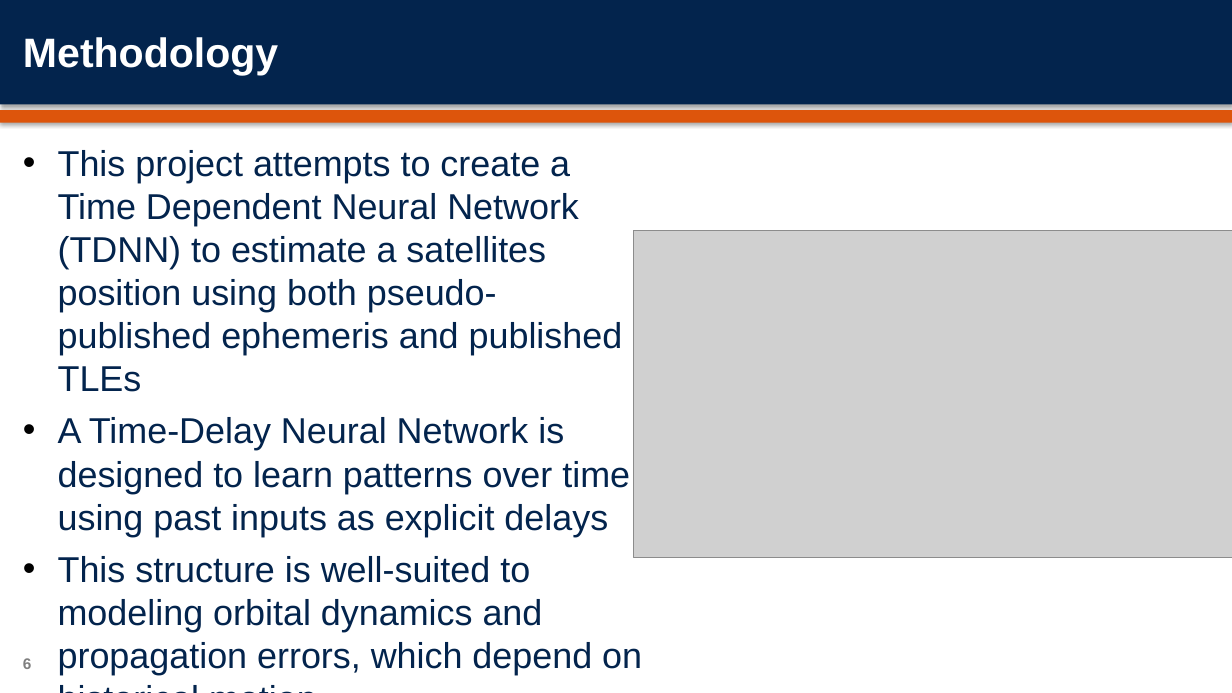
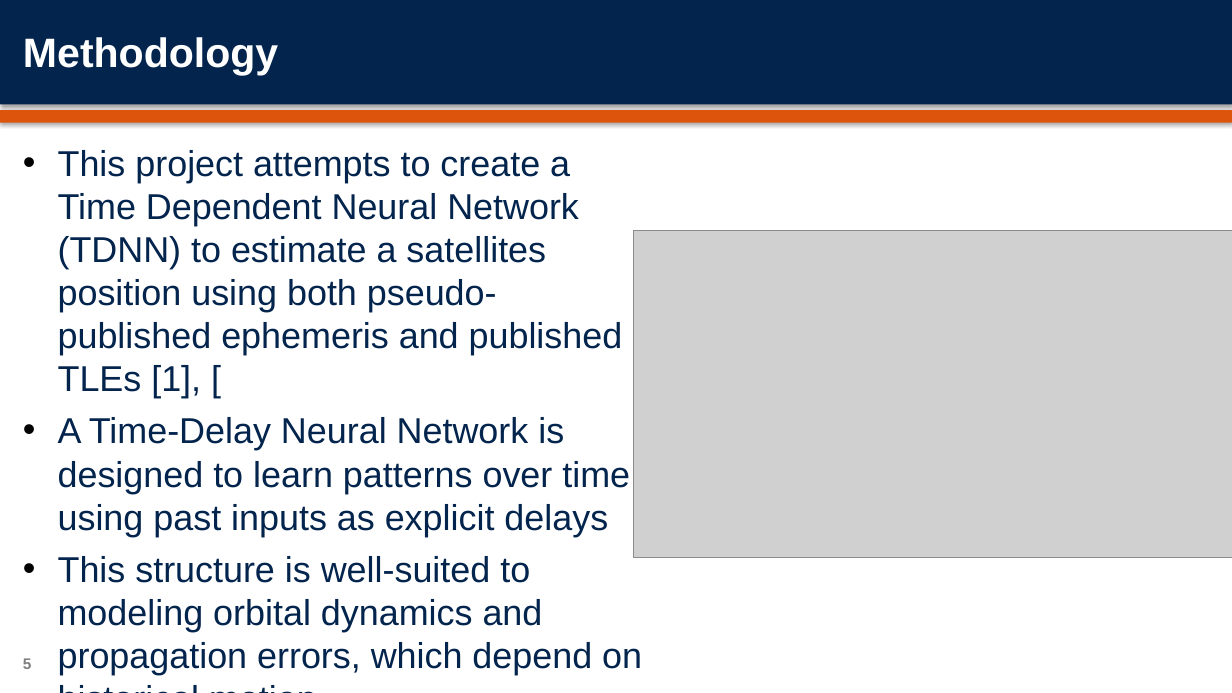
Before and after one commit to orenmillerrr/COMP-6600---Final-Project, a slide deck: slide 5 of submissions/presentation/Miller_Zins_Presentation.pptx (slide 6 before the commit). Drawn at 1232x693 pixels with LibreOffice and Linux fonts; fonts in the diff are those of the drawing; grey boxes stand for pictures; background and template pictures are left out. Boxes give left, top, right and bottom in pixels: in the first picture for what was removed or moved away, otherwise in the second. Text is boxed around its words. In the diff, an @@ line names an element or a change of style, - is before the commit and + after.

```diff
--- a/submissions/presentation/Miller_Zins_Presentation.pptx
+++ b/submissions/presentation/Miller_Zins_Presentation.pptx
@@ text at (58,150,623,398): text changed @@
-• This project attempts to create a Time Dependent Neural Network (TDNN) to estimate a satellites position using both pseudo-published ephemeris and published TLEs
+• This project attempts to create a Time Dependent Neural Network (TDNN) to estimate a satellites position using both pseudo-published ephemeris and published TLEs [1], [
```
Also in this commit, not shown: 5 other slides changed, 3 slides added, 3 slides removed, 21 other files.
